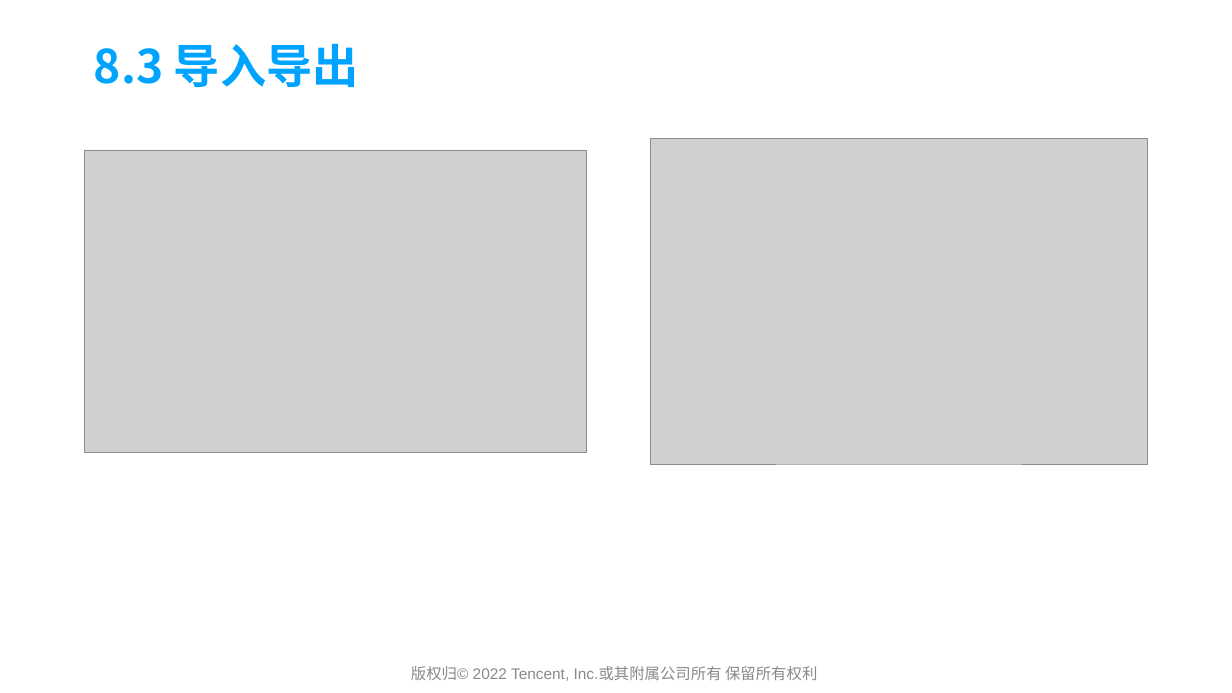
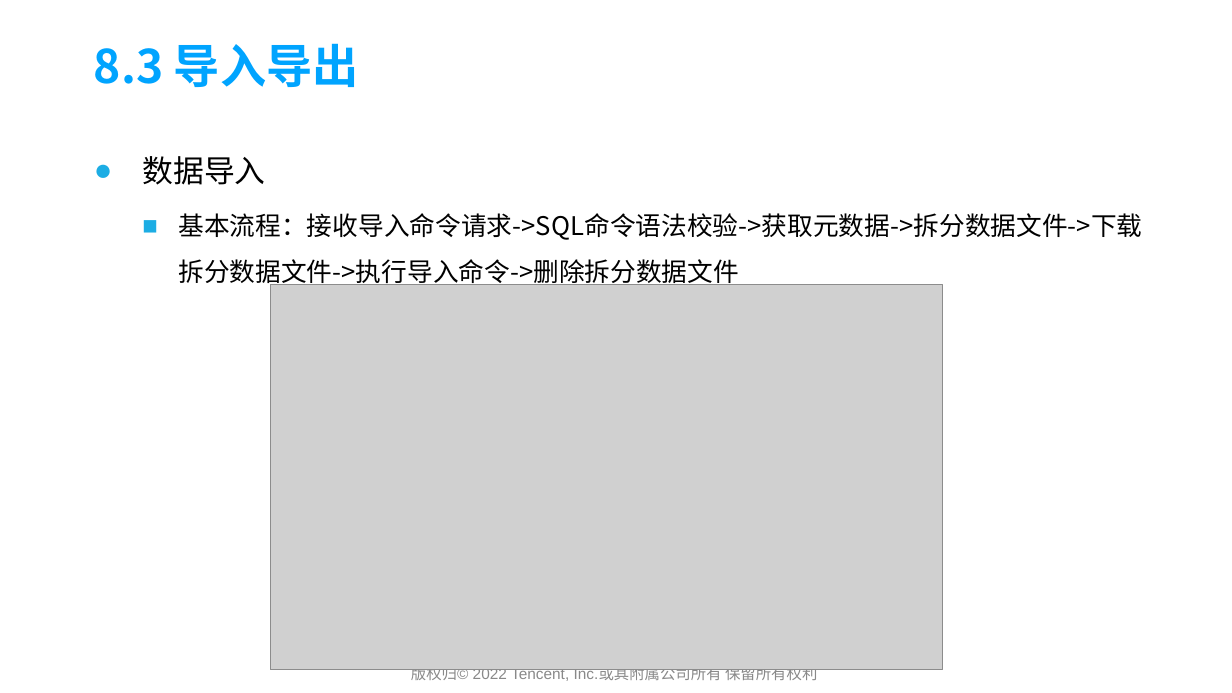
Before and after one commit to yedushusheng/mysql-learning, a slide deck: slide 48 of 28. OLTP/GoldenDB产品简介及架构解析.pptx (slide 47 before the commit). Drawn at 1232x693 pixels with LibreOffice and Linux fonts; fonts in the diff are those of the drawing; grey boxes stand for pictures; background and template pictures are left out. Boxes give left, top, right and bottom in pixels: in the first picture for what was removed or moved away, otherwise in the second. Text is boxed around its words. In the diff, an @@ line names an element or a change of style, - is before the commit and + after.

Commit message:
完善PPT流程图

```diff
--- a/28. OLTP/GoldenDB产品简介及架构解析.pptx
+++ b/28. OLTP/GoldenDB产品简介及架构解析.pptx
@@ picture removed at (651,139,1148,464) @@
@@ picture removed at (85,150,587,453) @@
@@ text added at (142,156,1142,288), 20 pt, text #000000 @@
+● 数据导入
+  ■ 基本流程：接收导入命令请求->SQL命令语法校验->获取元数据->拆分数据文件->下载拆分数据文件->执行导入命令->删除拆分数据文件
@@ picture added at (271,285,944,670) @@
```
Also in this commit, not shown: 3 other slides changed, 2 slides added.
